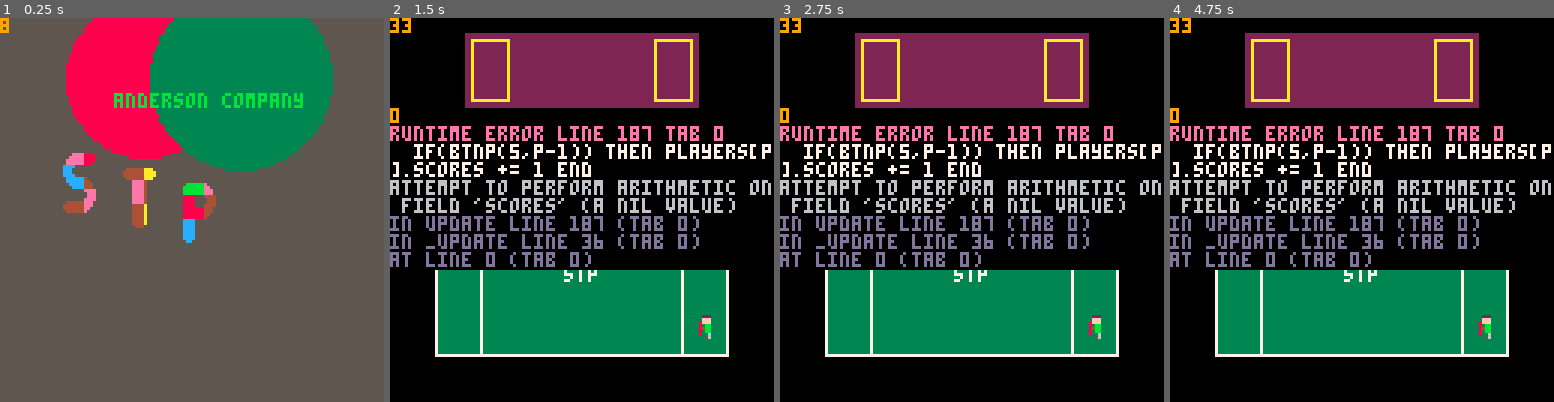
Above: before the commit, frames 1-4 (left to right).
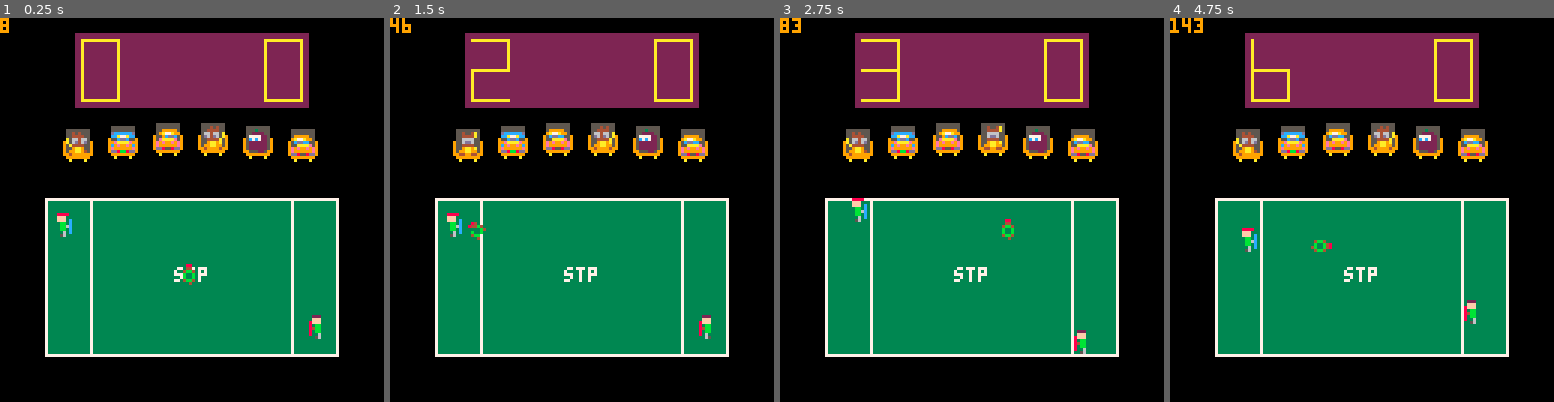
Above: after the commit, the same moments.

Repository: topromulan/STP4
Game: PICO-8 cartridge stp4.p8
The game is run twice, just before and just after one commit, with the same random seed, the same clock (stepped at 60 frames per second) and the same inputs.
Inputs:
- Up to frame 1 (0.25 s): no input
- Up to frame 2 (1.5 s): tap X (X key) at 0.33, 1.07 s; tap O (Z key) at 0.7 s
- Up to frame 3 (2.75 s): hold Right 1.6-2.1 s; hold P2 Left 1.6-2.1 s; tap O (Z key) at 1.7, 2.1, 2.5 s; tap X (X key) at 1.85 s; hold Up 2.15-2.42 s; hold P2 Down 2.15-2.42 s; hold Right from 2.47 s (still down); hold P2 Left from 2.47 s (still down)
- Up to frame 4 (4.75 s): tap O (Z key) every 0.4 s from 2.9 to 4.5 s; tap X (X key) at 2.97, 4.08 s; release Right at 3.03 s; release P2 Left at 3.03 s; hold Left 3.08-3.58 s; hold P2 Right 3.08-3.58 s; hold Down 3.63-3.97 s; hold P2 Up 3.63-3.97 s; hold Right 4.02-4.68 s; hold P2 Left 4.02-4.68 s; hold Up from 4.73 s (still down); hold P2 Down from 4.73 s (still down)

The runs differ from the first frame. In frame 1, 100% of the frame differs, in the area x 0-100%, y 0-100%; in frame 2, 23%; in frame 3, 23%; in frame 4, 23%.
Error before the commit: runtime error line 187 tab 0; if(btnp(5,p-1)) then players[p].scores += 1 end; attempt to perform arithmetic on field 'scores' (a nil value)

Commit message:
1/7 backup with early audience

Diff:
--- a/stp4.p8
+++ b/stp4.p8
@@ -4,6 +4,7 @@
 
 function _init()
  screen={}
+ cycles=0
  do_intro()
 end
 
@@ -12,40 +13,39 @@
 
   print(cycles,0,0,9,0)
   if(debug1!=nil) then
-   print(debug1,0,10,9,0)
+   print(debug1,0,50,9,0)
    if(debug1_memory!=debug1) then debug1_memory=debug1 debug1_reminder=cycles end
    if(cycles-debug1_reminder>150) then debug1=nil debug1_memory=nil debug1_reminder=nil end
   end
   if(debug2!=nil) then
-   print(debug2,0,20,9,0)
+   print(debug2,0,60,9,0)
    if(debug2_memory!=debug2) then debug2_memory=debug2 debug2_reminder=cycles end
    if(cycles-debug2_reminder>150) then debug2=nil debug2_memory=nil debug2_reminder=nil end
   end
   if(debug3!=nil) then
-   print(debug3,0,30,9,0)
+   print(debug3,0,80,9,0)
    if(debug3_memory!=debug3) then debug3_memory=debug3 debug3_reminder=cycles end
    if(cycles-debug3_reminder>150) then debug3=nil debug3_memory=nil debug3_reminder=nil end
   end
   if(debug4!=nil) then
-   print(debug4,0,40,9,0)
+   print(debug4,0,90,9,0)
    if(debug4_memory!=debug4) then debug4_memory=debug4 debug4_reminder=cycles end
    if(cycles-debug4_reminder>150) then debug4=nil debug4_memory=nil debug4_reminder=nil end
   end
 end
 
-cycles=0
 function _update()
   cycles+=1
   screen.update()
 end
 
-lx=40 ly=20
-rx=80 ry=20
-
-lcolor=8
-rcolor=3
-
 function do_intro()
+ lx=40 ly=20
+ rx=80 ry=20
+
+ lcolor=8
+ rcolor=3
+
  screen.update=intro_update
  screen.draw=intro_draw
 end
@@ -60,6 +60,8 @@
  if(rnd()>0.985) then ry+=rnd()-0.5 end
 
  if(lx==50) then sfx(0) end
+
+ play_game()
 end
 
 function intro_draw()
@@ -100,7 +102,15 @@
 
  stadium.field={}
  stadium.display={}
+
+ stadium.fans={80,81,82,83,84}
  stadium.audience={}
+
+ stadium.seats={
+  {18,35},{33,34},
+  {48,33},{63,33},
+  {78,34},{93,35}
+ }
 
  stadium.field.left=15
  stadium.field.right=112
@@ -134,17 +144,21 @@
  players[2].ymin = players[1].ymin
  players[2].ymax = players[1].ymax
 
+ --seat the audience
+ for seat=1,#stadium.seats do
+  stadium.audience[seat]=stadium.fans[1+flr(rnd(#stadium.fans))]
+ end
+
  oddball.upforgrabs=true
  oddball.dx=0 oddball.dy=0
+ oddball.x=64 -- so it's not nil
 
 end
 
 function set_player_sprite(num,pose)
- debug3=players[1].stagger_effect
- debug3=players[2].stagger_effect
  if(players[num].stagger_effect == nil) then players[num].stagger_effect=0 end
  if(players[num].stagger_effect>0) then
-  players[num].stagger_effect-=0.5
+  players[num].stagger_effect-=1
  else
   players[num].sprite=pose
  end
@@ -158,10 +172,11 @@
  elseif(players[num].holding) then
   players[num].holding=false
   oddball.dx=-1*(-3+2*num)*(1+rnd(1.5))
+  sfx(1+num) sfx(4)
  else
   --do something silly
  end
- players[num].sprite=players[num].sprites[3]
+ set_player_sprite(num,3)
 end
 
 function game_update()
@@ -175,19 +190,21 @@
  -- if(btnp(4)) then players[1].score += 1 end
  -- if(btnp(5)) then players[2].score += 1 end
 
- players[1].sprite=players[1].sprites[1]
- players[2].sprite=players[2].sprites[1]
+-- players[1].sprite=players[1].sprites[1]
+-- players[2].sprite=players[2].sprites[1]
+ set_player_sprite(1,1)
+ set_player_sprite(2,1)
 
  for p=1,2 do
   local moving=false
-  if(btn(0,p-1)) then players[p].x -= 1 moving=true end
-  if(btn(1,p-1)) then players[p].x += 1 moving=true end
-  if(btn(2,p-1)) then players[p].y -= 1 moving=true end
-  if(btn(3,p-1)) then players[p].y += 1 moving=true end
+  if(btn(0,p-1)) then players[p].x-=1 moving=true end
+  if(btn(1,p-1)) then players[p].x+=1 moving=true end
+  if(btn(2,p-1)) then players[p].y-=1 moving=true end
+  if(btn(3,p-1)) then players[p].y+=1 moving=true end
 --  if(moving) then players[p].sprite=players[p].sprites[1+flr(rnd(2))] end
   if(moving) then set_player_sprite(p,1+flr(rnd(2))) end
   if(btnp(4,p-1)) then player_service(p) end
-  if(btnp(5,p-1)) then players[p].scores += 1 end
+  if(btnp(5,p-1)) then players[p].score+=1 end
  end
 
  if(oddball.upforgrabs) then
@@ -208,28 +225,36 @@
 
  if(abs(oddball.x-players[approaching_player].x)<2) then
   --check for paddle impact
-  local shieldy1=players[approaching_player].y-5
-  local shieldy2=players[approaching_player].y+7
-  if(oddball.y>=shieldy1 and oddball.y<=shieldy2) then
+  local shieldhity1=players[approaching_player].y-5
+  local shieldhity2=players[approaching_player].y+7
+  if(oddball.y>=shieldhity1 and oddball.y<=shieldhity2) then
    --collision
-   local offset=oddball.y-shieldy1
-   debug4=offset
-   players[approaching_player].stagger_effect=5
-   if(offset<5) then
-    set_player_sprite(approaching_player, 4)
-   elseif(offset>7) then
-    set_player_sprite(approaching_player, 5)
-   end
    oddball.dx*=-1
-   --glancing blows
+   local offset=oddball.y-shieldhity1
    if(offset<2) then oddball.dy-=2
    elseif(offset<4) then oddball.dy-=0.25 oddball.dy*=1.2
    elseif(offset<8) then oddball.dy*=0.5
    elseif(offset<10) then oddball.dy+=0.25 oddball.dy*=1.2
    else oddball.dy+=2
    end
+
+   debug1=offset
+
+   local slope=oddball.dy/oddball.dx if(approaching_player==2) then slope*=-1 end
+--   debug4=offset
+  -- debug3=slope
+   if(slope>0.3) then
+    set_player_sprite(approaching_player,players[approaching_player].sprites[4])
+   elseif(slope>-0.3) then
+    set_player_sprite(approaching_player,players[approaching_player].sprites[3])
+   else
+    set_player_sprite(approaching_player,players[approaching_player].sprites[4])
+   end
+   players[approaching_player].stagger_effect=35
+   sfx(1+approaching_player)
+   --glancing blows
    --extra oomph
-   if(btn(4,approaching_player-1)) then oddball.dx*=1.1 debug2="boost" end
+   if(btn(4,approaching_player-1)) then oddball.dx*=1.1 sfx(0) end
   end
  end
 
@@ -241,12 +266,13 @@
  --score!!
  if(oddball.x<stadium.field.left) then
   players[2].score += 1
+  sfx(1)
   oddball.upforgrabs=true
  elseif(oddball.x > stadium.field.right-8) then
   players[1].score += 1
+  sfx(1)
   oddball.upforgrabs=true
  end
-
 end
 
 function game_draw()
@@ -259,6 +285,7 @@
  draw_scoreboard()
 
  --draw the audience
+ draw_audience()
 
  --draw the players
  draw_player(1)
@@ -385,47 +412,79 @@
  end
 end
 
-
+function draw_audience()
+ for seat=1,#stadium.seats do
+  local seatx=stadium.seats[seat][1]
+  local seaty=stadium.seats[seat][2]
+  spr(6,seatx,seaty,2,2)
+  --put an audience member in
+  -- each seat, facing the ball
+  local fan_sprite=stadium.audience[seat]
+  if(oddball.x < seatx+6) then fan_sprite-=16 end
+  if(oddball.x > seatx+10) then fan_sprite+=16 end
+  spr(fan_sprite,seatx+4,seaty+3)
+ end
+
+end
 
 function player_wins(num)
  trophy_for_player=num
+ player_party(num)
+end
+
+function player_party(num)
  screen.update=party_update
  screen.draw=party_draw
+ party_started=cycles
+ if(num==1) then party_message="player 1 wins" else party_message="player 2 wins" end
+ party_update()
 end
 
 function party_update()
- if(party_reminder==nil) then
-  party_reminder=cycles
- end
+ party_time=cycles-party_started
+ if(party_time>150 or ((party_time>25) and (btnp(4,0)  or  btnp(4,1)))) then do_intro() end
 end
 
 function party_draw()
- if(party_reminder==nil) then return end
-
- cls()
- print(party_reminder,0,10)
-
- local party_time=cycles-party_reminder
-
- if(party_time > 50) then
-  print("thanks for playing!",15,20,6)
- end
- if(party_time > 60) then
-  print("do great in school!",25,40,6)
- end
-
- if(party_time > 100) then
-  print("the player who won is:",30,75,8)
- end
- if(party_time > 125) then
-  print(trophy_for_player,35,85,trophy_for_player)
-  spr(players[trophy_for_player].sprites[flr(cycles/8)%5],42,96)
- end
-
- if(party_time > 500) then
-  party_reminder=nil
-  do_intro()
- end
+ party_drapes_draw()
+ if(party_time>20) then print("thanks for playing",20,45,7) end
+ if(party_time>28 and flr(cycles/20)%2==0) then print("that was awesome!!",25,55,7) end
+ if(party_time>50) then print(party_message,28,65,11) end
+
+ local s=players[trophy_for_player].sprites[1+cycles%4]
+ local sx=s*8%128
+ local sy=8*flr(s*8/128)
+ local px=128*(party_time/145)
+ if(trophy_for_player==2) then px=128-px end --so player 2 comes from r
+ local py=100-party_time/20+50*sin(party_time/cycles)
+
+ sspr(sx,sy,8,8,px,py,24,24)
+end
+
+function party_drapes_draw()
+ local x,y
+ for y=0,127 do
+  for x=0,127 do
+   local color=15
+   if(y>party_line1(x)) then color=party_fn(x,y) end
+   if(y<party_line2(x)) then color=party_fn(x,y) end
+   pset(x,y,color)
+  end
+ end
+ for x=0,127 do
+  pset(x,party_line1(x),15)
+  pset(x,party_line2(x),11)
+ end
+end
+
+function party_line1(x)
+ return(1.5*x+40*cos(cycles/100))
+end
+function party_line2(x)
+ return(0.5*x-30*sin(1/cycles))
+end
+function party_fn(x,y)
+ return((cycles/8+x*y)%16)
 end
 
 
Not shown, changed: 42 lines of the sprite sheet (__gfx__) section of stp4.p8
Not shown, changed: the music (__music__) section of stp4.p8
Not shown, changed: the sound effects (__sfx__) section of stp4.p8
